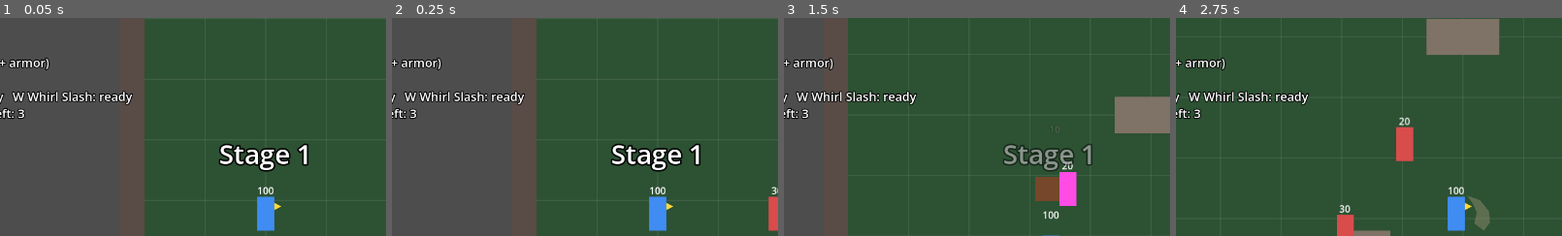
Above: before the commit, frames 1-4 (left to right).
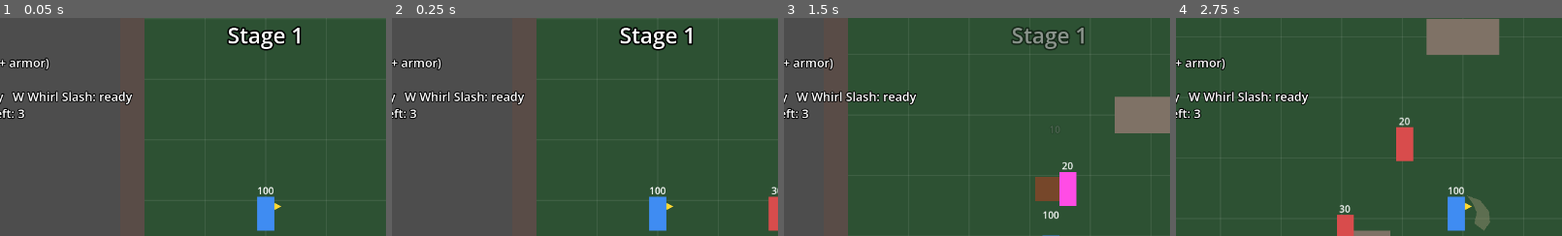
Above: after the commit, the same moments.

Repository: knc219-a11y/second-game
Game: Godot game, scene res://scenes/test_map.tscn
The game is run twice, just before and just after one commit, with the same random seed, the same clock (stepped at 60 frames per second) and the same inputs.
Inputs:
- Up to frame 1 (0.05 s): no input
- Up to frame 2 (0.25 s): no input
- Up to frame 3 (1.5 s): hold Right (move_right) 0.53-1.28 s; hold X (attack) 0.53-1.28 s; hold Down (move_down) from 1.28 s (still down); tap Space (roll) at 1.35 s
- Up to frame 4 (2.75 s): release Down (move_down) at 2.03 s; hold Right (move_right) from 2.03 s (still down); hold X (attack) from 2.03 s (still down)
The pictures show only the part of the screen within x 15-65%, y 5-55%; the shares and areas given below are measured in that part.

The runs differ from the first frame. In frame 1, 2.9% of the frame differs, in the area x 56-80%, y 3-71%; in frame 2, 2.9%; in frame 3, 2.5%; in frame 4, nothing differs.

Commit message:
Stage: grade reward chests in front of the exit (B 1, A/S pick 1 of 2, S chance of a gold Spark Ring chest); clear banner moved up
Co-Authored-By: Claude Opus 5.5 (1M context) <noreply@anthropic.com>
Claude-Session: https://claude.ai/code/session_01M5WKvcqBA7QXEQBwAhxud4

Diff:
--- /dev/null
+++ b/scenes/chest.tscn
@@ -0,0 +1,41 @@
+[gd_scene load_steps=3 format=3]
+
+[ext_resource type="Script" path="res://scripts/chest.gd" id="1"]
+
+[sub_resource type="RectangleShape2D" id="RectangleShape2D_chest"]
+size = Vector2(44, 34)
+
+[node name="Chest" type="Area2D"]
+collision_layer = 0
+collision_mask = 4
+monitorable = false
+script = ExtResource("1")
+
+[node name="CollisionShape2D" type="CollisionShape2D" parent="."]
+position = Vector2(0, -14)
+shape = SubResource("RectangleShape2D_chest")
+
+[node name="Visual" type="Node2D" parent="."]
+
+[node name="Box" type="Polygon2D" parent="Visual"]
+color = Color(0.55, 0.35, 0.18, 1)
+polygon = PackedVector2Array(-20, -22, 20, -22, 20, 0, -20, 0)
+
+[node name="Lid" type="Polygon2D" parent="Visual"]
+color = Color(0.7, 0.47, 0.25, 1)
+polygon = PackedVector2Array(-22, -32, 22, -32, 22, -22, -22, -22)
+
+[node name="Lock" type="Polygon2D" parent="Visual"]
+color = Color(1, 0.85, 0.3, 1)
+polygon = PackedVector2Array(-4, -20, 4, -20, 4, -12, -4, -12)
+
+[node name="ItemLabel" type="Label" parent="."]
+offset_left = -70.0
+offset_top = -62.0
+offset_right = 70.0
+offset_bottom = -38.0
+horizontal_alignment = 1
+theme_override_constants/outline_size = 6
+theme_override_colors/font_outline_color = Color(0, 0, 0, 1)
+theme_override_font_sizes/font_size = 16
+text = "Heal Orb"
--- a/scenes/test_map.tscn
+++ b/scenes/test_map.tscn
@@ -285,13 +285,13 @@
 [node name="StageBanner" type="Label" parent="Hud"]
 anchors_preset = 10
 anchor_right = 1.0
-offset_top = 230.0
-offset_bottom = 290.0
+offset_top = 40.0
+offset_bottom = 100.0
 grow_horizontal = 2
 horizontal_alignment = 1
 theme_override_constants/outline_size = 10
 theme_override_colors/font_outline_color = Color(0, 0, 0, 1)
-theme_override_font_sizes/font_size = 44
+theme_override_font_sizes/font_size = 36
 text = "Stage 1"
 
 [node name="Fade" type="ColorRect" parent="Hud"]
--- /dev/null
+++ b/scripts/chest.gd
@@ -0,0 +1,79 @@
+extends Area2D
+
+# Stage reward chest (test_map.gd _spawn_chests). The Player walking into it
+# opens it: the lid pops off, its item name floats up and the item comes out as
+# a normal drop (loot.tscn) right under the Player, so it is picked up at once
+# (a heal orb at full HP stays on the ground). Emits opened so the map can
+# remove the other chest of a pick-one-of-two.
+signal opened(chest: Area2D)
+
+# Contents, set by the map before add_child: "weapon" (with tier), "armor",
+# "ring" or "heal". The name above the chest shows what is inside.
+@export var kind: String = "heal"
+@export var tier: int = 1
+# Gold chest for the S-grade special-effect item.
+@export var special: bool = false
+@export var special_color: Color = Color(1, 0.8, 0.2, 1)
+@export var loot_scene: PackedScene = preload("res://scenes/loot.tscn")
+@export var open_fade_time: float = 0.6
+
+var is_open: bool = false
+
+
+func _ready() -> void:
+	area_entered.connect(_on_area_entered)
+	$ItemLabel.text = item_name()
+	if special:
+		$Visual/Box.color = special_color
+		$Visual/Lid.color = special_color.lightened(0.3)
+		$ItemLabel.modulate = special_color
+
+
+func item_name() -> String:
+	var player := get_tree().get_first_node_in_group("player")
+	match kind:
+		"weapon":
+			return player.weapon_names[tier - 1] if player else "Weapon"
+		"armor":
+			return player.armor_name if player else "Armor"
+		"ring":
+			return player.ring_name if player else "Ring"
+	return "Heal Orb"
+
+
+func _on_area_entered(area: Area2D) -> void:
+	var target := area.get_parent()
+	if is_open or not target.has_method("equip_weapon") or target.is_dead:
+		return
+	is_open = true
+	print("Opened chest: %s" % item_name())
+	var loot := loot_scene.instantiate()
+	loot.position = target.global_position
+	match kind:
+		"weapon":
+			loot.tier = tier
+			loot.get_node("Visual/Sword").color = target.weapon_arc_color[tier - 1]
+		"armor":
+			loot.is_armor = true
+		"ring":
+			loot.is_ring = true
+		_:
+			loot.is_heal = true
+	var parent := get_parent()
+	parent.add_child.call_deferred(loot)
+	parent.move_child.call_deferred(loot, target.get_index())
+	opened.emit(self)
+	$Visual/Lid.position.y -= 14
+	$Visual/Lid.rotation = -0.5
+	var tween := create_tween().set_parallel()
+	tween.tween_property($ItemLabel, "position:y", $ItemLabel.position.y - 30, open_fade_time)
+	tween.tween_property(self, "modulate:a", 0.0, open_fade_time).set_delay(open_fade_time * 0.5)
+	tween.chain().tween_callback(queue_free)
+
+
+# The chest not picked: fades out without giving anything.
+func vanish() -> void:
+	is_open = true
+	var tween := create_tween()
+	tween.tween_property(self, "modulate:a", 0.0, 0.3)
+	tween.tween_callback(queue_free)
--- a/scripts/test_map.gd
+++ b/scripts/test_map.gd
@@ -43,6 +43,7 @@
 const DUNGEON_FLOOR_COLOR := Color(0.13, 0.13, 0.14, 1)
 const ROCK_COLOR := Color(0.5, 0.45, 0.4, 1)
 const LOOT_SCRIPT := preload("res://scripts/loot.gd")
+const CHEST_SCRIPT := preload("res://scripts/chest.gd")
 @export var player_start: Vector2 = Vector2(200, 450)
 @export var exit_position: Vector2 = Vector2(1545, 450)
 # Walking within this many px of the exit moves on.
@@ -58,6 +59,15 @@
 @export var grade_a_hits: int = 2
 const GRADE_COLORS := {"S": Color(1, 0.85, 0.2, 1), "A": Color(0.5, 0.85, 1, 1), "B": Color(1, 1, 1, 1)}
 @export var clear_banner_time: float = 2.5
+# Reward chests by grade, placed in front of the exit: B = 1 chest, A = 2
+# chests and opening one makes the other vanish, S = the same pick where one
+# chest has s_special_chance to be a gold chest holding the special-effect item
+# (the Spark Ring, while not yet worn). Contents are the normal drops: the next
+# weapon tier, the armor while not worn, or else a heal orb.
+@export var chest_scene: PackedScene = preload("res://scenes/chest.tscn")
+@export var chest_offset_x: float = -110.0
+@export var chest_gap_y: float = 160.0
+@export var s_special_chance: float = 0.5
 var stage_cleared: bool = false
 var moving_on: bool = false
 
@@ -241,6 +251,42 @@
 		kill_label.text = "Stage %d   Clear! Exit on the right ->" % stage
 	exit_gate.position = exit_position
 	exit_gate.visible = true
+	_spawn_chests(grade)
+
+
+func _spawn_chests(grade: String) -> void:
+	# Upgrades the Player doesn't have yet; a heal orb when there are none left.
+	var pool: Array = []
+	if player.weapon_tier < player.weapon_names.size():
+		pool.append(["weapon", player.weapon_tier + 1])
+	if not player.has_armor:
+		pool.append(["armor", 1])
+	pool.shuffle()
+	var count := 1 if grade == "B" else 2
+	var contents: Array = []
+	for i in count:
+		contents.append(pool[i] if i < pool.size() else ["heal", 1])
+	var special: bool = grade == "S" and not player.has_ring and randf() < s_special_chance
+	if special:
+		contents[count - 1] = ["ring", 1]
+	for i in count:
+		var chest := chest_scene.instantiate()
+		chest.kind = contents[i][0]
+		chest.tier = contents[i][1]
+		chest.special = special and i == count - 1
+		var y := 0.0 if count == 1 else (i - 0.5) * chest_gap_y
+		chest.position = exit_position + Vector2(chest_offset_x, y)
+		chest.opened.connect(_on_chest_opened)
+		add_child(chest)
+		move_child(chest, player.get_index())
+	print("Chests: %s%s" % [str(contents), " (special)" if special else ""])
+
+
+# Pick one: the other chests vanish empty.
+func _on_chest_opened(opened_chest: Node) -> void:
+	for child in get_children():
+		if child.get_script() == CHEST_SCRIPT and child != opened_chest and not child.is_open:
+			child.vanish()
 
 
 # Keeps the better of the saved and the new grade ("S" > "A" > "B") for this
@@ -263,7 +309,7 @@
 
 # Fade out, put the Player (and pet) back at the start, bring in the next
 # stage's enemies and rocks (or the dungeon after the last stage), fade in.
-# Drops left on the ground are cleared.
+# Drops and chests left on the ground are cleared.
 func _move_on() -> void:
 	moving_on = true
 	exit_gate.visible = false
@@ -273,7 +319,7 @@
 	var to_dungeon := _is_last_stage()
 	stage += 1
 	for child in get_children():
-		if child.get_script() == LOOT_SCRIPT:
+		if child.get_script() == LOOT_SCRIPT or child.get_script() == CHEST_SCRIPT:
 			child.queue_free()
 	player.position = player_start
 	player.velocity = Vector2.ZERO
